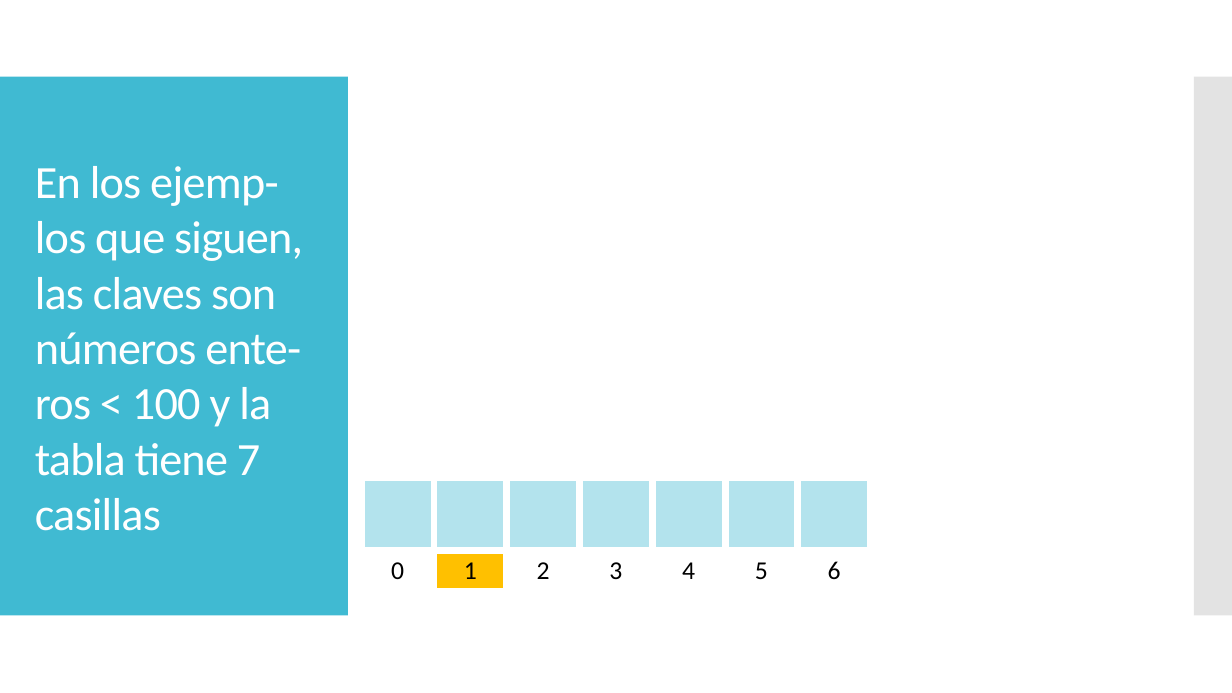
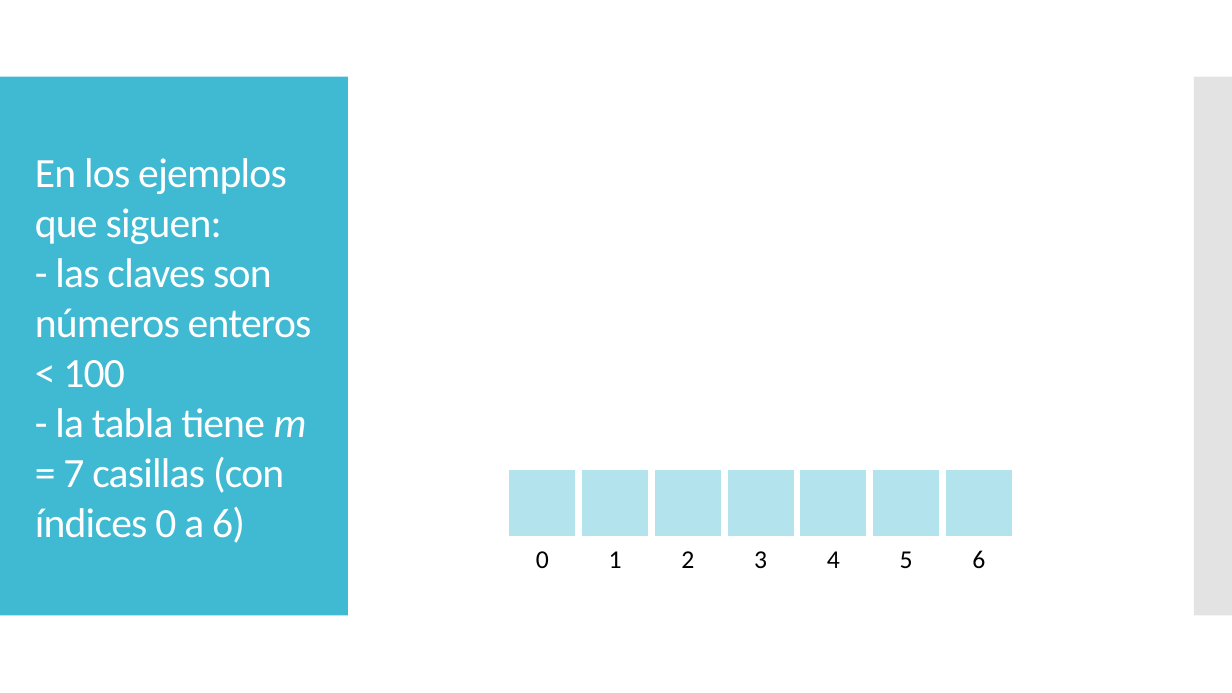
Before and after one commit to chris-carstens/2020-2, a slide deck: slide 12 of Clases/11 - Tablas de Hash/Tablas de hash.pptx. Drawn at 1232x693 pixels with LibreOffice and Linux fonts; fonts in the diff are those of the drawing; grey boxes stand for pictures. Boxes give left, top, right and bottom in pixels: in the first picture for what was removed or moved away, otherwise in the second. Text is boxed around its words. In the diff, an @@ line names an element or a change of style, - is before the commit and + after.

```diff
--- a/Clases/11 - Tablas de Hash/Tablas de hash.pptx
+++ b/Clases/11 - Tablas de Hash/Tablas de hash.pptx
@@ title at (x1=35, y1=158, x2=312, y2=543): text changed; size 36 to 32.4 pt @@
-En los ejemp-los que siguen, las claves son números ente-ros < 100 y la tabla tiene 7 casillas
+En los ejemplos que siguen:
+- las claves son números enteros < 100
+- la tabla tiene m = 7 casillas (con índices 0 a 6)
@@ table at (x1=506, y1=467, x2=1018, y2=579) @@
@@ fill #FFC000 to none in row 2, column 2 @@
@@ table moved from (x1=361, y1=478, x2=872, y2=591) to (x1=506, y1=467, x2=1018, y2=579) @@
```
Also in this commit, not shown: 20 other slides changed, 9 slides added, 5 slides removed, 3 other files.
